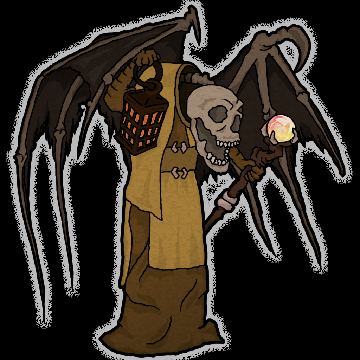
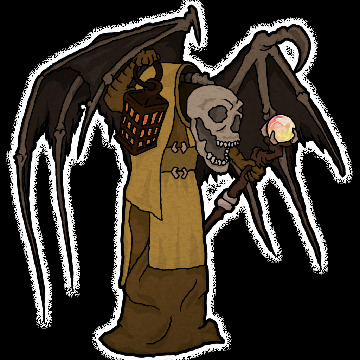
Layer changes from the first 360px x 360px image to the second:
renamed "diffuse" to "Layer 15", painted on it over [6, 0, 353, 360]
